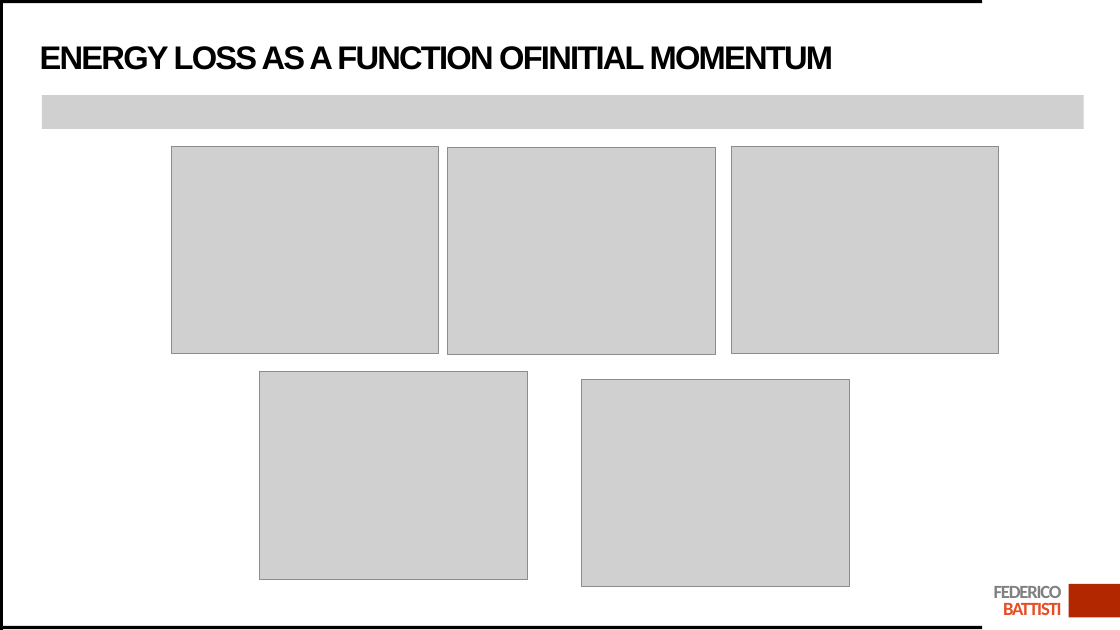
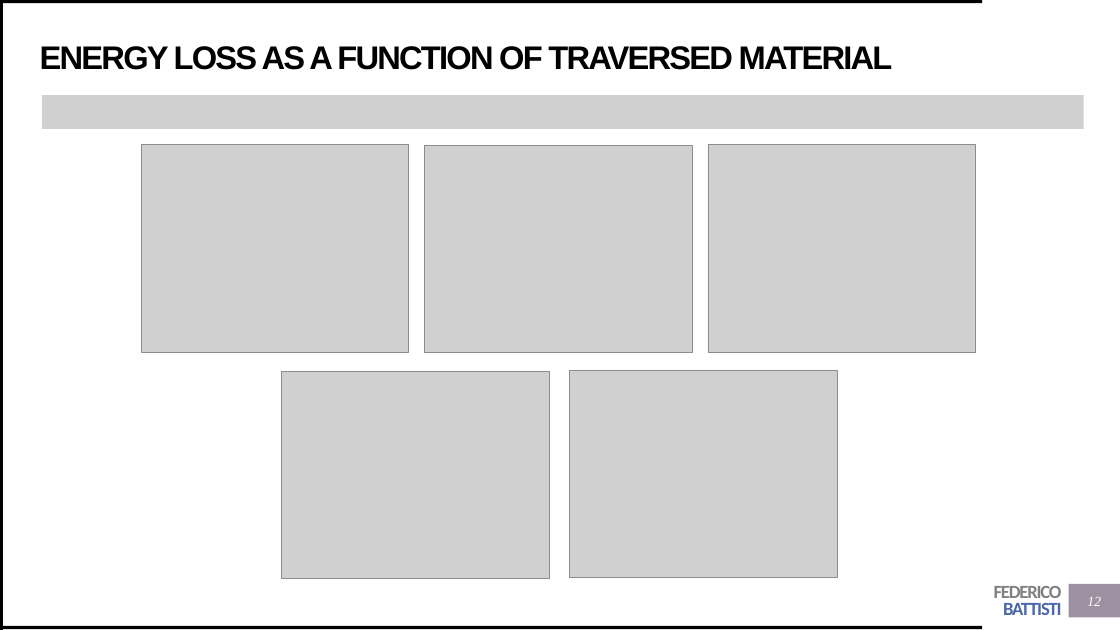
Before and after one commit to Trenchcoat95/OxfordCode, a slide deck: slide 12 of DUNE first presentation.pptx (slide 10 before the commit). Drawn at 1120x630 pixels with LibreOffice and Linux fonts; fonts in the diff are those of the drawing; grey boxes stand for pictures. Boxes give left, top, right and bottom in pixels: in the first picture for what was removed or moved away, otherwise in the second. Text is boxed around its words. In the diff, an @@ line names an element or a change of style, - is before the commit and + after.

```diff
--- a/DUNE first presentation.pptx
+++ b/DUNE first presentation.pptx
@@ title at (40, 46, 893, 70): text changed @@
-ENERGY LOSS AS A FUNCTION OFINITIAL MOMENTUM
+ENERGY LOSS AS A FUNCTION OF TRAVERSED MATERIAL
@@ picture: place and size @@
-picture at (171, 146, 439, 354)
+picture at (141, 145, 408, 352)
@@ picture: place and size @@
-picture at (448, 147, 715, 355)
+picture at (424, 145, 691, 353)
@@ picture: place and size @@
-picture at (732, 146, 999, 354)
+picture at (708, 145, 975, 352)
@@ picture: place and size @@
-picture at (260, 372, 527, 580)
+picture at (281, 371, 549, 579)
@@ picture: place and size @@
-picture at (581, 379, 849, 586)
+picture at (570, 371, 837, 578)
@@ text "FEDERICO BATTISTI" at (994, 586, 1062, 615): text colour #E84C22 to #4A66AC in "BATTISTI" @@
@@ rectangle at (1069, 584, 1120, 618): fill #B22600 to #9D90A0 @@
@@ page number added at (1087, 597, 1101, 606), 12 pt, text #FFFFFF, italic @@
+12
```
Also in this commit, not shown: 16 other slides changed, 4 slides added, 8 other files.
